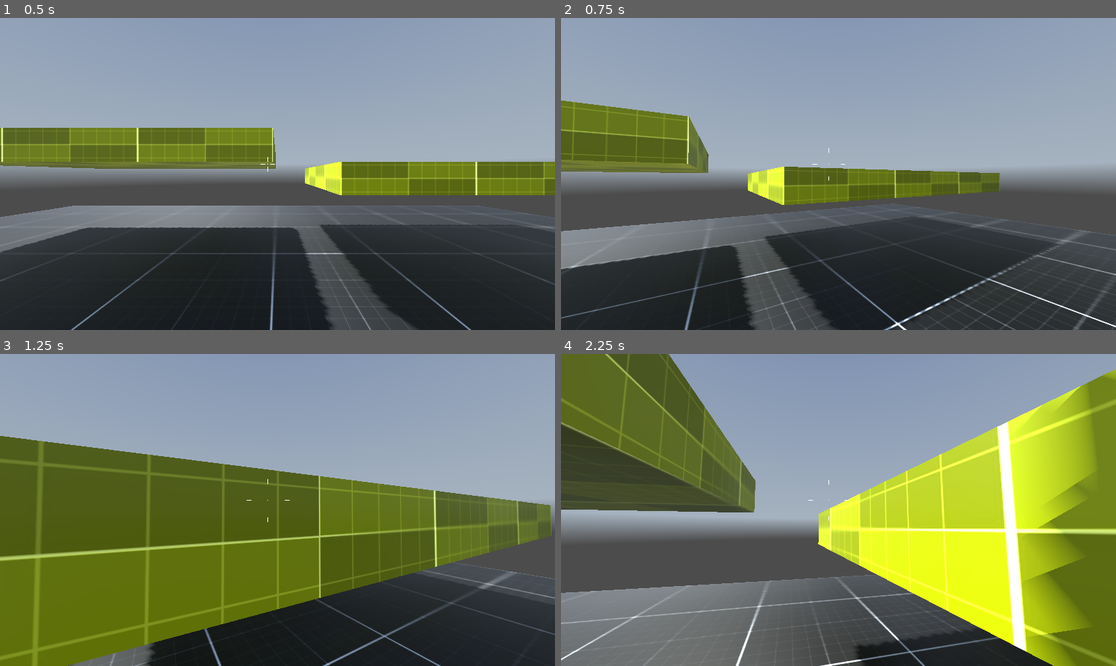
Above: before the commit, frames 1-4 (two rows, left to right).
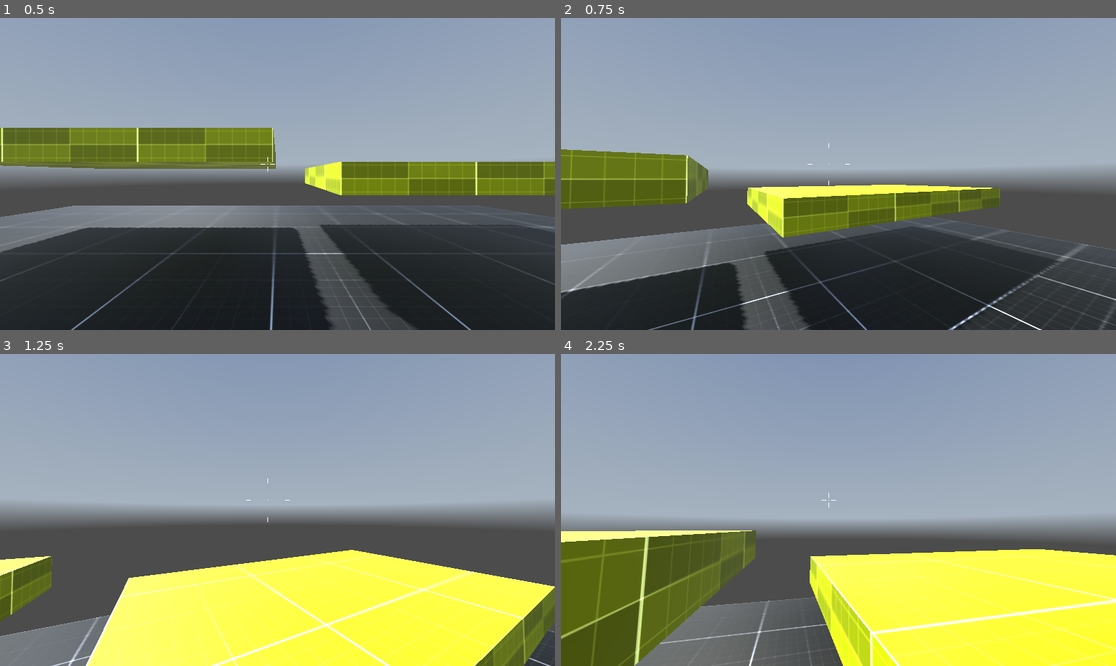
Above: after the commit, the same moments.

Repository: lethalgem/godot-fps-project
Game: Godot game, scene res://levels/level_002.tscn
The game is run twice, just before and just after one commit, with the same random seed, the same clock (stepped at 60 frames per second) and the same inputs. A sky picture missing from this copy of the repository is replaced by a grey-blue gradient.
Inputs (mouse positions are in pixels of both pictures, inside the frame that each line leads up to):
- Up to frame 1 (0.5 s): no input
- Up to frame 2 (0.75 s): tap Enter at 0.5 s; move the mouse to (866, 174) at 0.52 s; hold W (move_forward) from 0.53 s (still down); tap Space (jump) at 0.6 s
- Up to frame 3 (1.25 s): keep holding W (move_forward); tap Space (jump) at 0.77, 1.07 s
- Up to frame 4 (2.25 s): keep holding W (move_forward); move the mouse to (810, 510) at 1.27 s; tap Ctrl (crouch) at 1.35 s; tap Space (jump) at 1.52, 1.55, 1.82 s; move the mouse to (849, 503) at 2.02 s; tap Shift (sprint) at 2.1 s

Frame 1 is identical in both runs. In frame 2, 22% of the frame differs, in the area x 0-100%, y 26-100%; in frame 3, 60%; in frame 4, 65%, in the area x 0-100%, y 0-100%.

Commit message:
add jumping and double jumping

Diff:
--- a/controllers/IdlePlayerState.gd
+++ b/controllers/IdlePlayerState.gd
@@ -21,3 +21,6 @@
 
 	if PLAYER.velocity.length() > 0.0 and PLAYER.is_on_floor():
 		transition.emit("WalkingPlayerState")
+
+	if Input.is_action_just_pressed("jump") and PLAYER.is_on_floor():
+		transition.emit("JumpingPlayerState")
--- /dev/null
+++ b/controllers/JumpingPlayerState.gd
@@ -0,0 +1,32 @@
+class_name JumpingPlayerState extends PlayerMovementState
+
+@export var SPEED: float = 6.0
+@export var ACCELERATION: float = 0.1
+@export var DECELERATION: float = 0.25
+@export var JUMP_VELOCITY: float = 4.5
+@export var DOUBLE_JUMP_VELOCITY: float = 4.5
+@export_range(0.5, 1.0, 0.01) var INPUT_MULTIPLIER: float = 0.85
+
+var DOUBLE_JUMP: bool = false
+
+
+func enter(previous_state) -> void:
+	PLAYER.velocity.y += JUMP_VELOCITY
+	ANIMATION.pause()
+
+
+func exit() -> void:
+	DOUBLE_JUMP = false
+
+
+func update(delta):
+	PLAYER.update_gravity(delta)
+	PLAYER.update_input(SPEED * INPUT_MULTIPLIER, ACCELERATION, DECELERATION)
+	PLAYER.update_velocity()
+
+	if Input.is_action_just_pressed("jump") and DOUBLE_JUMP == false:
+		DOUBLE_JUMP = true
+		PLAYER.velocity.y = DOUBLE_JUMP_VELOCITY
+
+	if PLAYER.is_on_floor():
+		transition.emit("IdlePlayerState")
--- a/controllers/SprintingPlayerState.gd
+++ b/controllers/SprintingPlayerState.gd
@@ -29,6 +29,10 @@
 	if Input.is_action_just_pressed("crouch") and PLAYER.velocity.length() > 6:
 		transition.emit("SlidingPlayerState")
 
+	if Input.is_action_just_pressed("jump") and PLAYER.is_on_floor():
+		transition.emit("JumpingPlayerState")
+
+
 func set_animation_speed(spd) -> void:
 	var alpha = remap(spd, 0.0, SPEED, 0.0, 1.0)
 	ANIMATION.speed_scale = lerp(0.0, TOP_ANIM_SPEED, alpha)
--- a/controllers/WalkingPlayerState.gd
+++ b/controllers/WalkingPlayerState.gd
@@ -29,6 +29,9 @@
 	if Input.is_action_just_pressed("crouch") and PLAYER.is_on_floor():
 		transition.emit("CrouchingPlayerState")
 
+	if Input.is_action_just_pressed("jump") and PLAYER.is_on_floor():
+		transition.emit("JumpingPlayerState")
+
 	if PLAYER.velocity.length() == 0.0:
 		transition.emit("IdlePlayerState")
 
--- a/controllers/my_fps_controller.tscn
+++ b/controllers/my_fps_controller.tscn
@@ -11,6 +11,7 @@
 [ext_resource type="Script" path="res://controllers/SprintingPlayerState.gd" id="9_ear85"]
 [ext_resource type="Script" path="res://controllers/CrouchingPlayerState.gd" id="10_8nyym"]
 [ext_resource type="Script" path="res://controllers/SlidingPlayerState.gd" id="11_hrvf0"]
+[ext_resource type="Script" path="res://controllers/JumpingPlayerState.gd" id="12_4f8xh"]
 
 [sub_resource type="CapsuleShape3D" id="CapsuleShape3D_6y6ct"]
 
@@ -519,4 +520,7 @@
 [node name="SlidingPlayerState" type="Node" parent="PlayerStateMachine"]
 script = ExtResource("11_hrvf0")
 
+[node name="JumpingPlayerState" type="Node" parent="PlayerStateMachine"]
+script = ExtResource("12_4f8xh")
+
 [connection signal="animation_started" from="AnimationPlayer" to="." method="_on_animation_player_animation_started"]
--- a/controllers/scripts/my_fps_controller.gd
+++ b/controllers/scripts/my_fps_controller.gd
@@ -17,8 +17,7 @@
 var _camera_rotation: Vector3
 var _current_rotation: float
 
-# Get the gravity from the project settings to be synced with RigidBody nodes.
-var gravity = ProjectSettings.get_setting("physics/3d/default_gravity")
+var gravity = 12.0
 
 
 func _input(event):
Not shown: 1 places in controllers/my_fps_controller.tscn that only renumber resources
